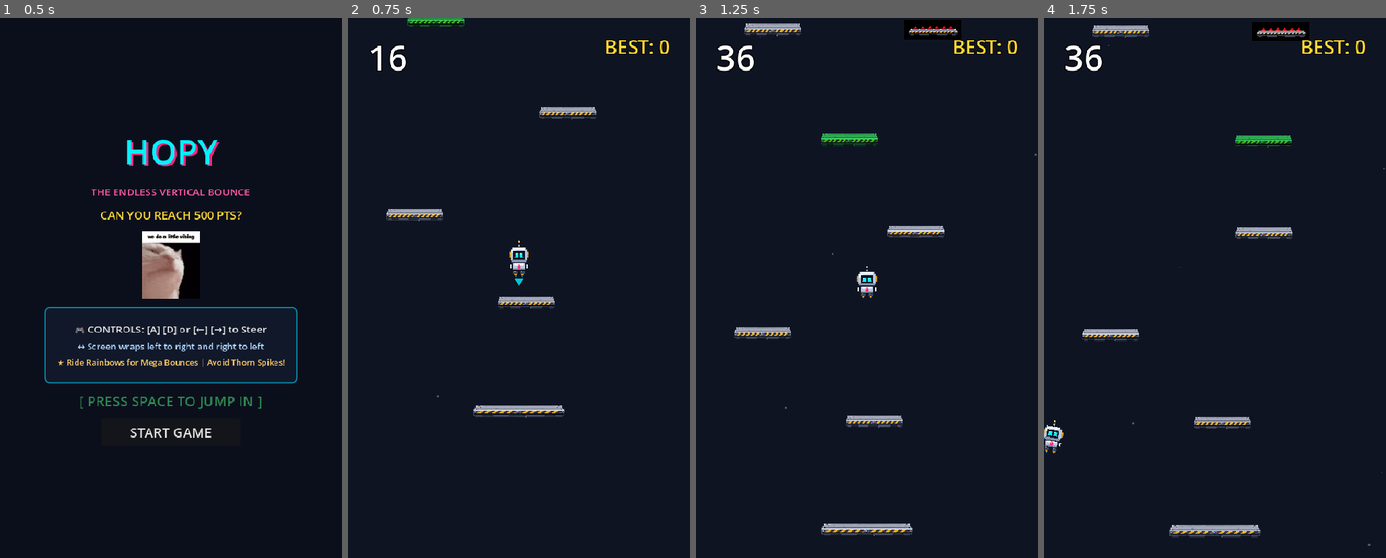
Above: before the commit, frames 1-4 (left to right).
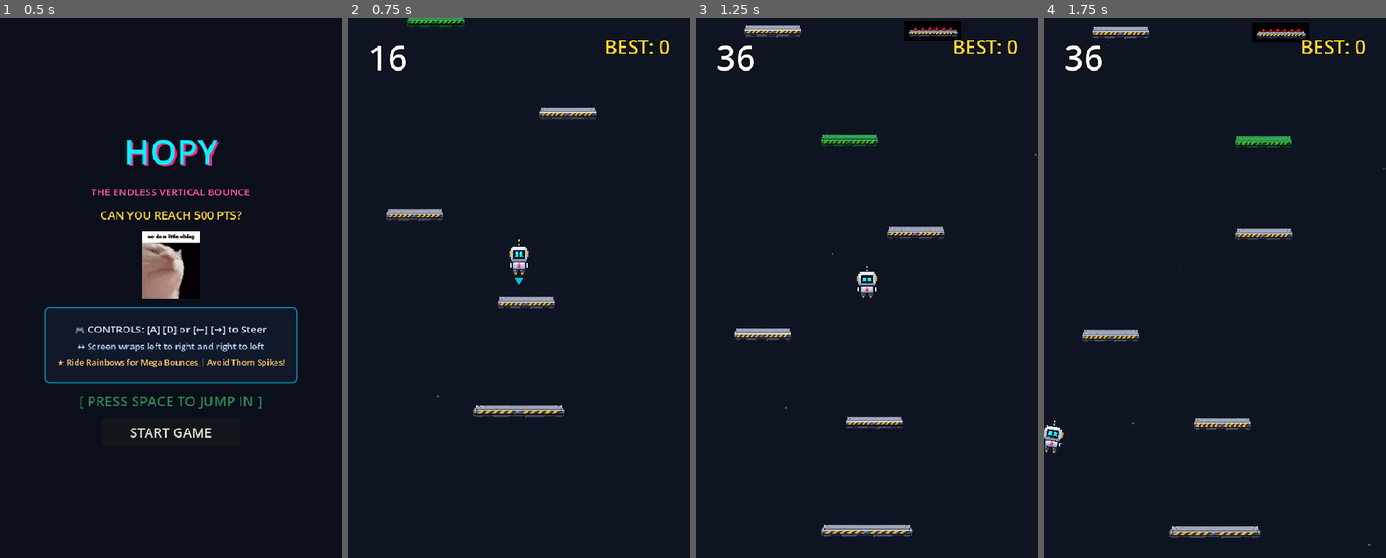
Above: after the commit, the same moments.

Repository: DevireddyNehal/Hopy
Game: Godot game, scene res://scenes/TitleScreen.tscn
The game is run twice, just before and just after one commit, with the same random seed, the same clock (stepped at 60 frames per second) and the same inputs.
Inputs:
- Up to frame 1 (0.5 s): no input
- Up to frame 2 (0.75 s): click "START GAME" at 0.5 s
- Up to frame 3 (1.25 s): no input
- Up to frame 4 (1.75 s): tap Enter at 1.25 s; hold Right (ui_right) from 1.28 s (still down); hold Space (start_action) from 1.28 s (still down)

Frame 1 is identical in both runs. In frame 2, 0.6% of the frame differs, in the area x 11-73%, y 0-74%; in frame 3, 2.1%, in the area x 11-78%, y 0-97%; in frame 4, 1.9%.

Commit message:
feat: make platform landing forgiving with edge and non-level jump detection

Diff:
--- a/scenes/Platform.tscn
+++ b/scenes/Platform.tscn
@@ -1,10 +1,13 @@
-[gd_scene load_steps=4 format=3]
+[gd_scene load_steps=5 format=3]
 
 [ext_resource type="Script" path="res://scripts/platform.gd" id="1_plat"]
 [ext_resource type="Texture2D" path="res://assets/sprites/platform.png" id="2_tex"]
 
 [sub_resource type="RectangleShape2D" id="RectangleShape2D_platform"]
 size = Vector2(88, 20)
+
+[sub_resource type="RectangleShape2D" id="RectangleShape2D_landing"]
+size = Vector2(106, 36)
 
 [node name="Platform" type="StaticBody2D" groups=["platforms"]]
 collision_layer = 2
@@ -15,6 +18,15 @@
 shape = SubResource("RectangleShape2D_platform")
 one_way_collision = true
 one_way_collision_margin = 10.0
+
+[node name="LandingArea" type="Area2D" parent="."]
+collision_layer = 2
+collision_mask = 1
+monitorable = false
+
+[node name="CollisionShape2D" type="CollisionShape2D" parent="LandingArea"]
+position = Vector2(0, 4)
+shape = SubResource("RectangleShape2D_landing")
 
 [node name="Visuals" type="Node2D" parent="."]
 
--- a/scenes/Robot.tscn
+++ b/scenes/Robot.tscn
@@ -4,7 +4,7 @@
 [ext_resource type="Texture2D" path="res://assets/sprites/robot.png" id="2_robot_tex"]
 
 [sub_resource type="RectangleShape2D" id="RectangleShape2D_robot"]
-size = Vector2(36, 44)
+size = Vector2(44, 48)
 
 [node name="Robot" type="CharacterBody2D"]
 collision_layer = 1
--- a/scripts/platform.gd
+++ b/scripts/platform.gd
@@ -13,6 +13,7 @@
 @export var platform_type: Type = Type.NORMAL
 
 @onready var collision_shape: CollisionShape2D = $CollisionShape2D
+@onready var landing_area: Area2D = $LandingArea
 @onready var visuals: Node2D = $Visuals
 @onready var sprite: Sprite2D = $Visuals/Sprite2D
 @onready var spikes: Node2D = $Visuals/Spikes
@@ -51,6 +52,9 @@
 	if randf() > 0.5:
 		move_direction = -1.0
 
+	if landing_area:
+		landing_area.body_entered.connect(_on_landing_area_body_entered)
+
 func _physics_process(delta: float) -> void:
 	if platform_type == Type.MOVING and not is_broken:
 		position.x += move_direction * move_speed * delta
@@ -60,6 +64,9 @@
 		elif position.x >= right_limit:
 			position.x = right_limit
 			move_direction = -1.0
+
+	# Generous landing detection for edges and non-level side contacts
+	_check_landing_area()
 
 func apply_type_style() -> void:
 	if not sprite:
@@ -109,6 +116,37 @@
 		Type.MEME:
 			sprite.modulate = Color(1.0, 0.88, 0.1) # Golden yellow
 
+func _on_landing_area_body_entered(body: Node2D) -> void:
+	_try_trigger_landing(body)
+
+func _check_landing_area() -> void:
+	if not landing_area or is_broken:
+		return
+	for body in landing_area.get_overlapping_bodies():
+		_try_trigger_landing(body)
+
+func _try_trigger_landing(body: Node2D) -> void:
+	if is_broken:
+		return
+	if body is Robot or body.name == "Robot" or body.has_method("bounce"):
+		var robot = body
+		if robot.get("is_dead") == true or robot.get("is_falling_death") == true:
+			return
+
+		# Thorn hazard check: keep hazard bounding fair to visual spikes
+		if platform_type == Type.THORN:
+			var plat_hw = 44.0 * absf(scale.x)
+			if absf(robot.global_position.x - global_position.x) > plat_hw + 8.0:
+				return
+
+		# Only bounce if falling or at jump apex (not rocketing upward through platforms)
+		if robot.velocity.y >= -60.0:
+			# Gently elevate robot if slightly below platform top for crisp, responsive jump feel
+			var top_y = global_position.y - 28.0
+			if robot.global_position.y > top_y:
+				robot.global_position.y = top_y
+			on_robot_landed(robot)
+
 func on_robot_landed(robot: CharacterBody2D) -> void:
 	if is_broken:
 		return
@@ -162,6 +200,8 @@
 	tween.tween_property(visuals, "position:x", 0.0, 0.04)
 	tween.tween_callback(func():
 		collision_shape.set_deferred("disabled", true)
+		if landing_area:
+			landing_area.set_deferred("monitoring", false)
 	)
 	# Fade out & drop
 	tween.tween_property(visuals, "modulate:a", 0.0, 0.2)
--- a/scripts/robot.gd
+++ b/scripts/robot.gd
@@ -23,6 +23,7 @@
 var steer_multiplier: float = 1.0
 var is_dead: bool = false
 var is_falling_death: bool = false
+var last_bounce_time: float = -10.0
 
 func _ready() -> void:
 	# Initialize base scale
@@ -83,16 +84,15 @@
 	# 3. Move with physics
 	move_and_slide()
 
-	# 4. Auto-bounce ONLY when landing on an actual platform while falling
-	if is_on_floor() and was_falling:
+	# 4. Auto-bounce when touching any platform while falling or at jump apex (forgiving edges & non-level contacts)
+	var can_bounce = (was_falling or velocity.y >= -60.0) and not is_dead and not is_falling_death
+	if can_bounce:
 		for i in get_slide_collision_count():
 			var collision = get_slide_collision(i)
 			var collider = collision.get_collider()
-			if collision.get_normal().y < -0.5:
-				if collider and collider.has_method("on_robot_landed"):
-					collider.on_robot_landed(self)
-					break
-		# Fixed: NEVER bounce on floor or arbitrary bodies!
+			if collider and collider.has_method("on_robot_landed"):
+				collider.on_robot_landed(self)
+				break
 
 	# 5. Screen boundary handling (wrapping):
 	var center_x = get_viewport_rect().size.x / 2.0
@@ -166,8 +166,13 @@
 	GameState.end_game()
 
 func bounce(multiplier: float = 1.0) -> void:
-	if is_dead:
+	if is_dead or is_falling_death:
 		return
+	var current_time = Time.get_ticks_msec() / 1000.0
+	if current_time - last_bounce_time < 0.10:
+		return
+	last_bounce_time = current_time
+
 	current_bounce_multiplier = multiplier
 	velocity.y = get_effective_bounce_velocity() * current_bounce_multiplier
 
--- a/tests/test_new_features.gd
+++ b/tests/test_new_features.gd
@@ -73,5 +73,27 @@
 	assert(GameState.sfx_start != null, "start_game.mp3 must be loaded in GameState")
 	print("✓ Starting audio 'Chaliye shuru karte hain' verified")
 
+	# Test 8: Forgiving edge & non-level platform jump detection
+	var test_plat = plat_scene.instantiate()
+	test_plat.global_position = Vector2(200, 200)
+	add_child(test_plat)
+
+	var edge_robot = robot_scene.instantiate()
+	edge_robot.global_position = Vector2(248, 208) # At right edge, feet below platform top
+	edge_robot.velocity.y = 150.0 # Falling
+	add_child(edge_robot)
+
+	# When falling and touching edge/not level: must trigger jump
+	test_plat._try_trigger_landing(edge_robot)
+	assert(edge_robot.velocity.y == -960.0, "Touching platform edge while falling must trigger bounce")
+
+	# When rocketing upward: must NOT trigger bounce (phases through)
+	edge_robot.velocity.y = -500.0
+	test_plat._try_trigger_landing(edge_robot)
+	assert(edge_robot.velocity.y == -500.0, "Rocketing upward through platform must not trigger premature bounce")
+	print("✓ Forgiving edge & non-level platform landing verified")
+	test_plat.queue_free()
+	edge_robot.queue_free()
+
 	print("--- ALL NEW FEATURE TESTS PASSED SUCCESSFULLY! ---\n")
 	get_tree().quit(0)
